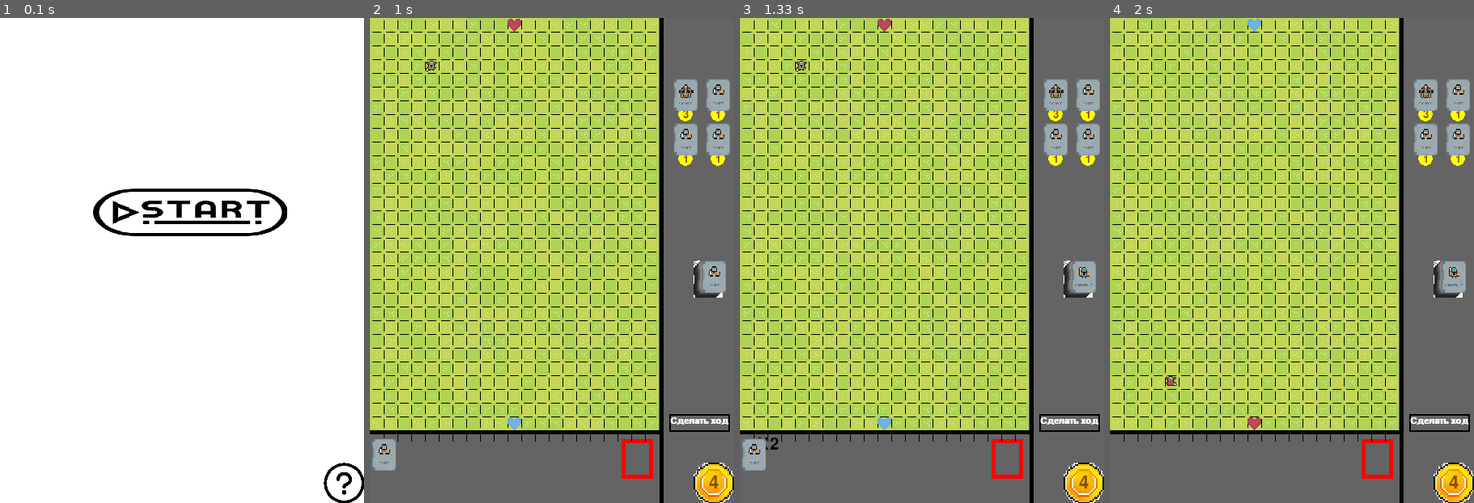
Above: before the commit, frames 1-4 (left to right).
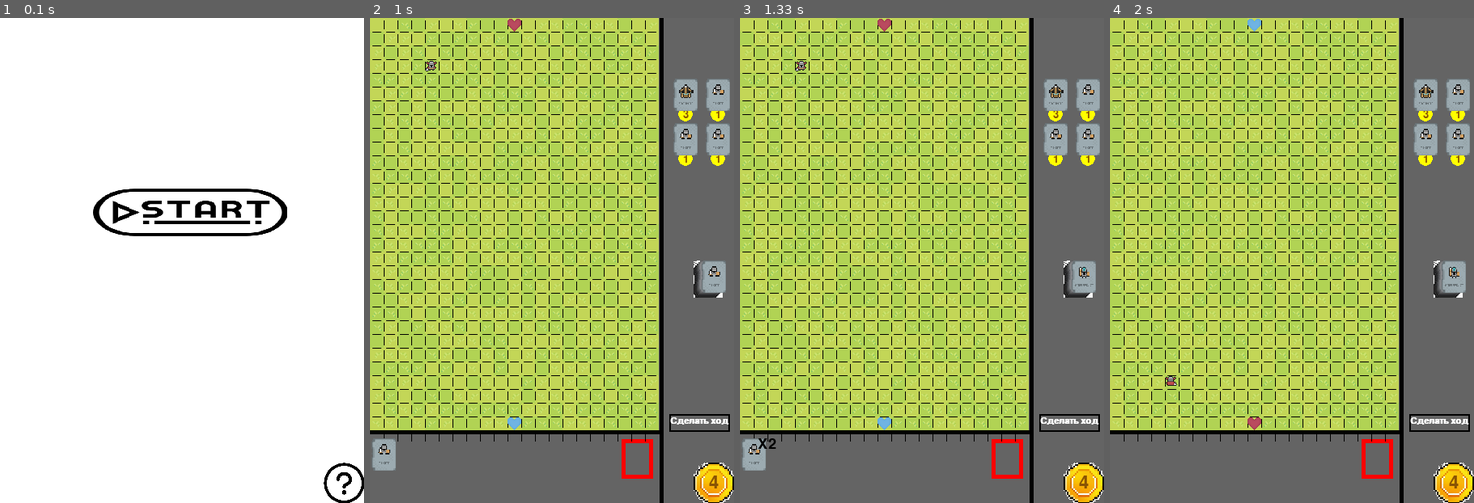
Above: after the commit, the same moments.

Repository: Choriso/PyGame_YL
Game: pygame game, started from main.py
Same seed, same stepped clock (60 frames per second), same inputs: the game is played once before the commit and once after it.
Inputs (mouse positions are in pixels of both pictures, inside the frame that each line leads up to):
- Up to frame 1 (0.1 s): no input
- Up to frame 2 (1 s): click (552, 260) at 0.38 s; click (686, 95) at 0.72 s, where only the run after the commit has a clickable "1"
- Up to frame 3 (1.33 s): click (1078, 279) at 1.05 s
- Up to frame 4 (2 s): click (1423, 430) at 1.55 s; click "Точно?" at 1.88 s

Frames 1-2 are identical in both runs. In frame 3, less than 0.1% of the frame differs, in the area x 4-11%, y 86-89%; in frame 4, nothing differs.

Commit message:
add bomb

Diff:
--- a/CLASSES.py
+++ b/CLASSES.py
@@ -15,6 +15,6 @@
     'canon': ...,
     'catapult': ...,
     'gold mine': ...,
-    'freeze': ...,
-    'bomb': ...,
+    'freeze': Freeze,
+    'bomb': Bomb,
 }
--- a/card_cl.py
+++ b/card_cl.py
@@ -39,7 +39,7 @@
     def take_card(self):
         card = self.cur_card
         # self.cur_card = Card(all_sprites, choice(list(CLASSES.keys())))  # переделать
-        self.cur_card = Card(all_sprites, choice(('knight', 'archer', 'rogue', 'halberdier', 'axeman', 'cavalry', 'ballista')))
+        self.cur_card = Card(all_sprites, choice(('knight', 'archer', 'rogue', 'halberdier', 'axeman', 'cavalry', 'ballista', 'bomb')))
         self.cur_card.rect.x = 410
         self.cur_card.rect.y = 300
         self.group.add(self.cur_card)
--- a/consts.py
+++ b/consts.py
@@ -42,7 +42,7 @@
     'catapult': ...,
     'gold mine': ...,
     'freeze': ...,
-    'bomb': ...,
+    'bomb': 'question.png',
 }
 
 PRICES = {
@@ -61,7 +61,7 @@
     'catapult': ...,
     'gold mine': ...,
     'freeze': ...,
-    'bomb': ...,
+    'bomb': 1,
 }
 
 HERO_IMAGES = {
--- a/field.py
+++ b/field.py
@@ -3,7 +3,7 @@
 import random
 
 from CLASSES import CLASSES
-from heroes import Hero, Piece, Ballista
+from heroes import Hero, Piece, Ballista, Bomb
 from heart import Heart
 
 
@@ -106,6 +106,17 @@
                                     if self.size[0] > j + a >= 0:
                                         piece = self.field[i + x][j + a]
                                         fight(i, j + a, hero, piece)
+                elif isinstance(self.field[i][j], Bomb) and self.field[i][j].ready:
+                    print(1)
+                    bomb = self.field[i][j]
+                    for y in (-1, 0, 1):
+                        for x in (-1, 0, 1):
+                            if (x or y) and self.size[1] > i + y >= 0 and self.size[0] > j + x >= 0:
+                                fight(i + y, j + x, bomb, self.field[i + y][j + x])
+                    group.remove(bomb)
+                    cords_to_remove.append((i, j))
+
+
 
         for i, j in cords_to_remove:
             self.field[i][j] = 0
@@ -128,7 +139,7 @@
         self.field[cell_coords[1]][cell_coords[0]] = hero
         hero.rect.x = cell_coords[0] * self.cell_size + self.left + 1
         hero.rect.y = cell_coords[1] * self.cell_size + self.top + 1
-        return True
+        return hero
 
     def get_piece(self, cords):
         return self.field[cords[1]][cords[0]]
@@ -151,10 +162,10 @@
             hero.rect.y -= (start_pos[0] - end_pos[0]) * self.cell_size
             hero.rect.x -= (start_pos[1] - end_pos[1]) * self.cell_size
 
-    def add_piece(self, hero, cords):
-        self.field[cords[0]][cords[1]] = hero
-        hero.rect.x = cords[1] * self.cell_size + self.left
-        hero.rect.y = cords[0] * self.cell_size + self.top
+    def add_piece(self, hero, field_cords):
+        self.field[field_cords[0]][field_cords[1]] = hero
+        hero.rect.x = field_cords[1] * self.cell_size + self.left
+        hero.rect.y = field_cords[0] * self.cell_size + self.top
 
     def draw_hp(self, hp, max_hp, screen, hero_cords):
         y, x = hero_cords
--- a/hand.py
+++ b/hand.py
@@ -10,10 +10,10 @@
     def __init__(self):
         self.blue_hand = []
         self.red_hand = []
-        self.card_cnt = 0
         self.chosen = None
         self.font = pygame.font.SysFont('default', 30, italic=False, bold=False)
         self.current_color = 'blue'
+        self.stack_dict = None
 
     def update(self, surface):
         hand = self.blue_hand if self.current_color == 'blue' else self.red_hand
@@ -40,16 +40,11 @@
         if self.chosen:
             self.chosen.rect.x = 315
             self.chosen.rect.y = 525
-
-        font = pygame.font.SysFont('default', 30, italic=False, bold=False)
-        for cnt, x in not_visited.values():
-            text = font.render(f'X{cnt}', 1, "black")
-            surface.blit(text, (x + 20, 518))
+        self.stack_dict = not_visited
 
     def add_card(self, card):
         hand = self.blue_hand if self.current_color == 'blue' else self.red_hand
         hand.append(card)
-        self.card_cnt += 1
         return True
 
     def can_add(self):
@@ -68,7 +63,6 @@
         if self.chosen:
             hand.append(self.chosen)
         self.chosen = hand.pop(ind)
-        self.card_cnt -= 1
 
     def add_sprites(self, group):
         hand = self.blue_hand if self.current_color == 'blue' else self.red_hand
@@ -84,3 +78,9 @@
         self.remove_sprites(group)
         self.current_color = 'blue' if self.current_color == 'red' else 'red'
         self.add_sprites(group)
+
+    def draw_stack_text(self, surface):
+        font = pygame.font.SysFont('default', 27, italic=False, bold=False)
+        for cnt, x in self.stack_dict.values():
+            text = font.render(f'X{cnt}', 1, "black")
+            surface.blit(text, (x + 20, 518))
--- a/heroes.py
+++ b/heroes.py
@@ -1,5 +1,5 @@
 import pygame
-from consts import HERO_IMAGES
+from consts import HERO_IMAGES, load_image
 
 
 class Piece(pygame.sprite.Sprite):
@@ -95,3 +95,29 @@
         super().__init__(group, color, 4, 'ballista')
         self.attack_range = 2
         self.damage = 1
+
+
+class Spell(pygame.sprite.Sprite):
+    def __init__(self, group, color, name='spell'):
+        super().__init__(group)
+        self.image = load_image('Bomb/bomb1.png', -1)
+        self.rect = self.image.get_rect()
+        self.color = color
+        self.name = name
+
+
+class Bomb(Spell):
+    name = 'bomb'
+    def __init__(self, group, color):
+        super().__init__(group, color, Bomb.name)
+        self.damage = 1
+        self.ready = False
+
+    def switch_ready(self):
+        self.ready = False if self.ready else True
+
+
+class Freeze(Spell):
+    name = 'freeze'
+    def __init__(self, group, color):
+        super().__init__(group, color, Freeze.name)
--- a/main.py
+++ b/main.py
@@ -6,7 +6,7 @@
 from startscreen import start_screen
 from field import Field
 from heart import Heart
-from heroes import Axeman, Hero
+from heroes import Axeman, Hero, Spell
 
 pygame.init()
 size = width, height = 450, 600
@@ -99,6 +99,10 @@
             result = False
             if self.hand.chosen:  # если выбрана то поставить на поле
                 result = self.field.on_click(res4, all_sprites, self.hand.chosen, self.current_color)
+                if result and isinstance(result, Spell):
+                    event = spell_events[result.name][0]
+                    event.spell = result
+                    pygame.time.set_timer(event, spell_events[result.name][1])
                 if result:
                     all_sprites.remove(self.hand.chosen)
                     self.hand.chosen = None
@@ -160,6 +164,12 @@
         self.hand.swap_hands(all_sprites)
         # осталось переставить карты и монетку
 
+    def second_layer(self):
+        self.hand.draw_stack_text(screen)
+
+    def bomb(self, spell):
+        spell.switch_ready()
+
 
 running = True
 start_screen()
@@ -168,10 +178,13 @@
 axeman = Axeman(all_sprites, 'red')
 axeman.change_state_and_image()
 game.field.add_piece(axeman, (3, 4))
-
-ATTACKEVENT = pygame.USEREVENT + 1
+ATTACKEVENT = pygame.event.Event(pygame.event.custom_type())
 pygame.time.set_timer(ATTACKEVENT, 1800)
-
+spell_events = {
+    'freeze': (pygame.USEREVENT + 3, 3000),
+    'bomb': (pygame.event.Event(pygame.event.custom_type(), spell=None), 2000)
+}
+pygame.time.set_timer(spell_events['bomb'][0], 0)
 while running:
     for event in pygame.event.get():
         if event.type == pygame.QUIT:
@@ -179,14 +192,21 @@
 
         elif event.type == pygame.MOUSEBUTTONDOWN and event.button == 1:
             game.action(event.pos)
-        elif event.type == ATTACKEVENT:
+        elif event.type == ATTACKEVENT.type:
             game.attack_update()
+        elif event.type == 32868: #bomb
+            pygame.time.set_timer(event, 0)
+            game.bomb(event.spell)
+        # for spell_name, value in spell_events.values():
+        #     if event.type == value[1]:
+        #         game.spell_event(spell_name)
 
     screen.fill((100, 100, 100))
     game.update()
     all_sprites.draw(screen)
     all_sprites.update(game.current_color, screen)
+    game.second_layer()
     pygame.display.flip()
-    clock.tick(6)
+    clock.tick(60)
 
 pygame.quit()
